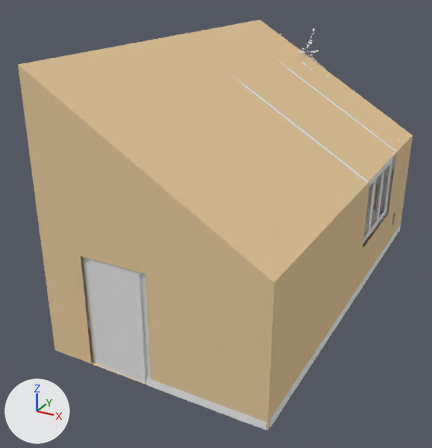
The Blender file room.blend, before and after one commit.
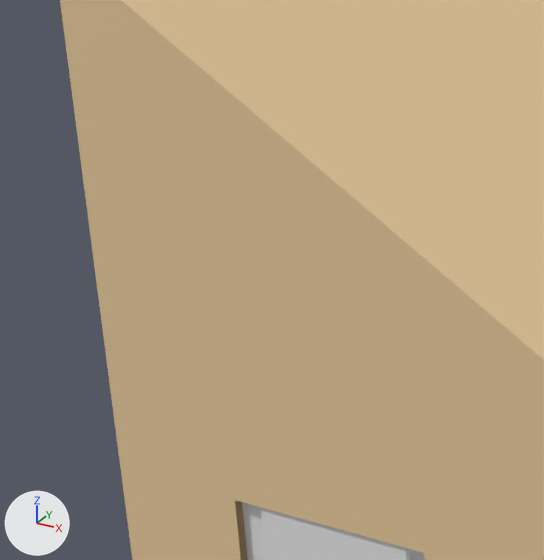
The first picture shows the older version from a camera (50 mm lens) standing at (5.7, -12.73, 7.65) and looking at (-1.25, -0.09, 1.33). The close-ups show both versions on the part from 0% to 43% of the width and 19% to 62% of the height of that picture; other places that the commit changed are outside them. Lighting does not change. The marker at lower left points along +X, +Y and +Z.

Names of what the first close-up shows: 'Door.001', 'Room'.
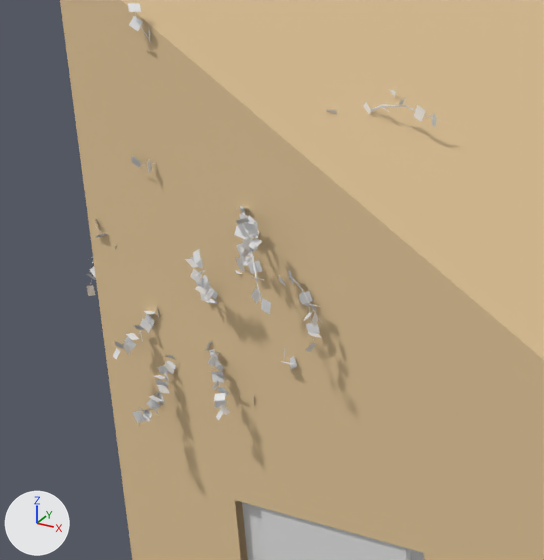
Pixel boxes [x1, y1, x2, y2] of what changed, in the close-ups (544 x 560 px):
'Bush.000', added: after [86, 1, 438, 425]

The change, as a list of edits to the scene's bpy script:
```text
Add me_mesh_003_1:
    me_mesh_003_1.from_pydata(...)  # 7532 vertices, 6846 faces; spans x -0.83..0.76, y -1.36..1.56, z -2.04..0.87
    me_mesh_003_1.polygons.foreach_set('use_smooth', [True] * 6846)
Add me_leaves:
    me_leaves.from_pydata(...)  # 3408 vertices, 852 faces; spans x -0.8..0.7, y -1.31..1.54, z -2.08..0.81
Add col_bush_000:
    col_bush_000 = bpy.data.collections.new('Bush.000')
    col_bush_000.objects.link(ob_tree)
    col_bush_000.objects.link(ob_leaves)
Add ob_bush_000:
    ob_bush_000 = bpy.data.objects.new('Bush.000', None)
    ob_bush_000.location = (-1.568, -4.634, 4.882)
    ob_bush_000.rotation_euler = (0.0, 0.0, -1.617)  # degrees (0, 0, -93)
    ob_bush_000.show_instancer_for_render = False
    ob_bush_000.instance_type = 'COLLECTION'
    ob_bush_000.instance_collection = col_bush_000
Add ob_leaves:
    ob_leaves = bpy.data.objects.new('leaves', me_leaves)
    ob_leaves.parent = ob_tree
    ob_leaves.location = (0.0, 0.0, 0.0)
Add ob_tree:
    ob_tree = bpy.data.objects.new('tree', me_mesh_003_1)
    ob_tree.location = (0.0, 0.0, 0.0)
```
